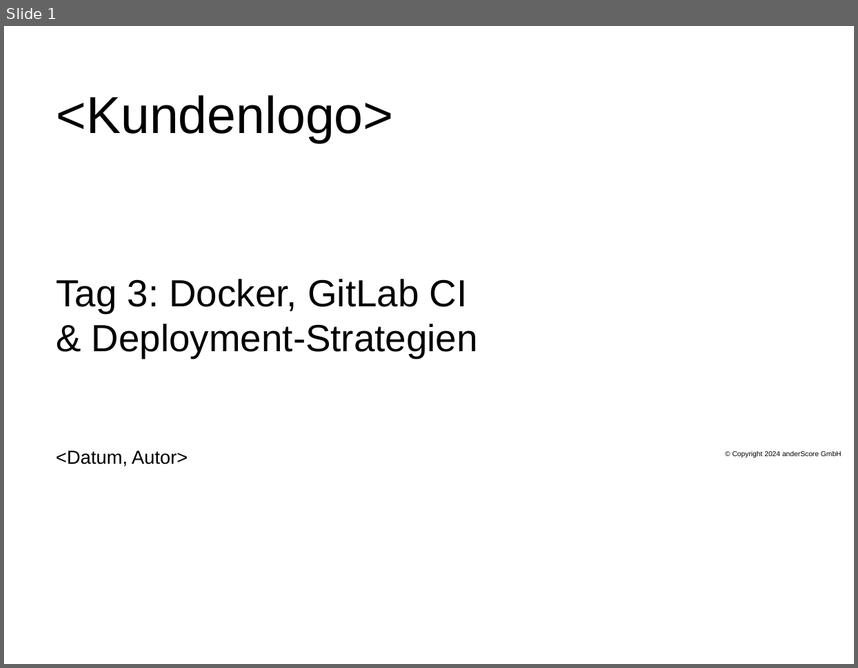
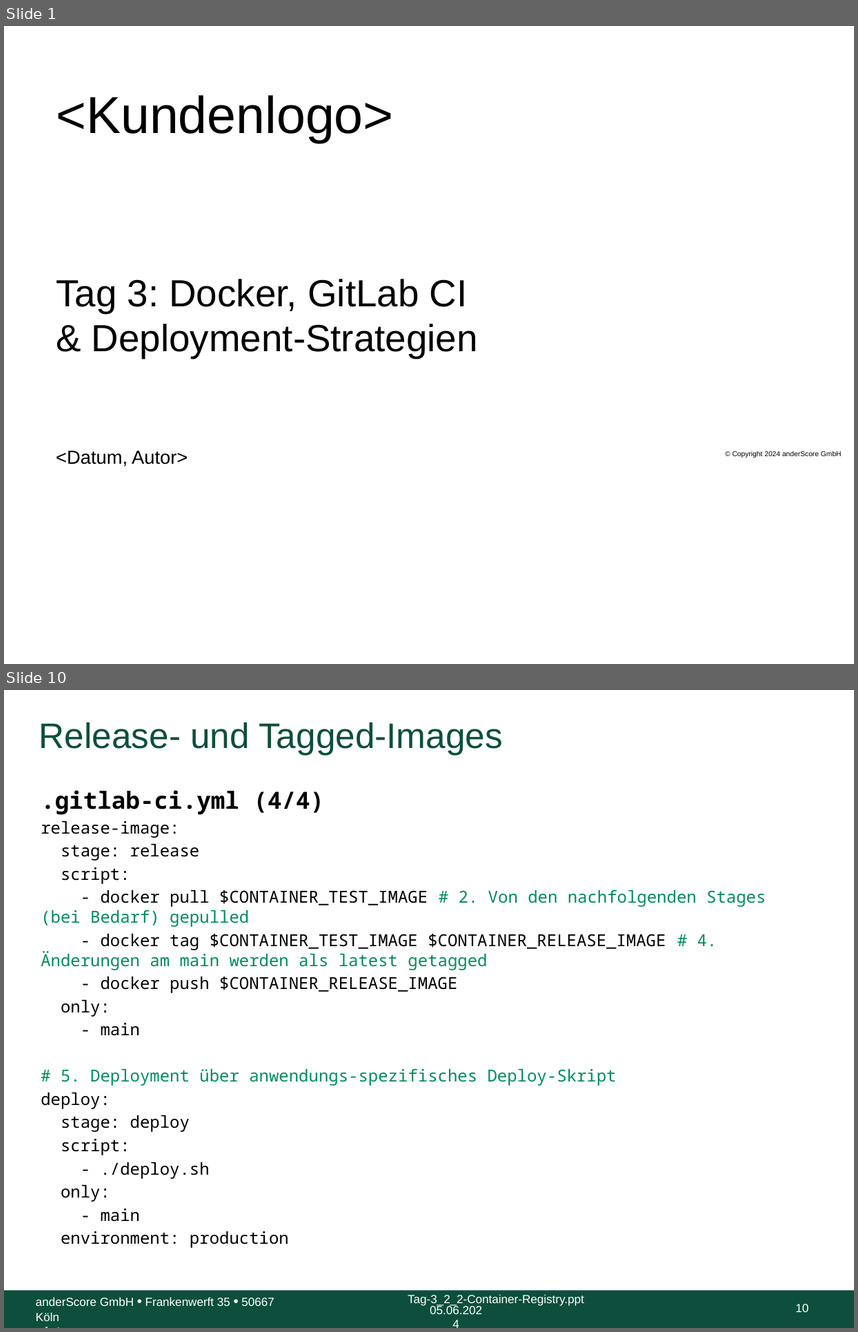
Before and after one commit to anderscore-gmbh/gitlab, a slide deck: slides/Tag-3_5-Abschluss.pptx. Shown one above the other, each under a label of ours: slide 1 before the commit, slides 1 and 10 after it; the slides between them are not shown. The pictures are 858x668 and 858x1332 pixels, drawn with LibreOffice and Linux fonts; fonts in the diff are those of the drawing; background and template pictures are left out. Boxes give left, top, right and bottom in pixels: in the first picture for what was removed or moved away, otherwise in the second. Text is boxed around its words. In the diff, an @@ line names an element or a change of style, - is before the commit and + after.

```diff
--- a/slides/Tag-3_5-Abschluss.pptx
+++ b/slides/Tag-3_5-Abschluss.pptx
@@ slide 10 added at box(4, 690, 854, 1328), background #FFFFFF @@
@@ title added at box(39, 722, 503, 755), 30 pt, text #0D4F3C @@
+Release- und Tagged-Images
@@ text added at box(41, 790, 766, 1248), 14 pt, text #000000 @@
+.gitlab-ci.yml (4/4)
+release-image:
+stage: release
+script:
+- docker pull $CONTAINER_TEST_IMAGE # 2. Von den nachfolgenden Stages (bei Bedarf) gepulled
+- docker tag $CONTAINER_TEST_IMAGE $CONTAINER_RELEASE_IMAGE # 4. Änderungen am main werden als latest getagged
+- docker push $CONTAINER_RELEASE_IMAGE
+only:
+- main
+# 5. Deployment über anwendungs-spezifisches Deploy-Skript
+deploy:
+stage: deploy
+script:
+- ./deploy.sh
+only:
+- main
+environment: production
@@ rectangle added at box(4, 1290, 854, 1328), fill #0D4F3C @@
@@ text added at box(36, 1297, 274, 1321), 10 pt, text #FFFFFF @@
+anderScore GmbH • Frankenwerft 35 • 50667 Köln
+<Autor>
@@ text added at box(408, 1294, 584, 1305), 10 pt, text #FFFFFF @@
+Tag-3_2_2-Container-Registry.ppt
@@ text added at box(430, 1304, 482, 1314), 10 pt, text #FFFFFF @@
+05.06.2024
@@ page number added at box(795, 1303, 809, 1312), 10 pt, text #FFFFFF @@
+10
```
Also in this commit, not shown: 3 slides changed, 5 other slides added, 1 other file.
